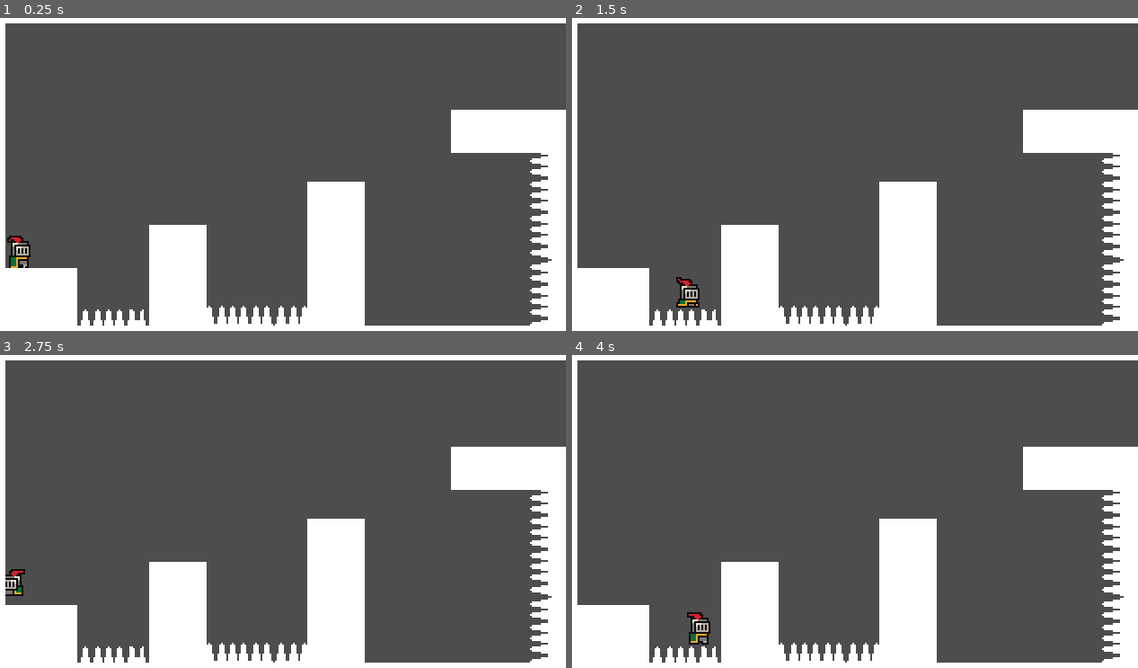
Above: before the commit, frames 1-4 (two rows, left to right).
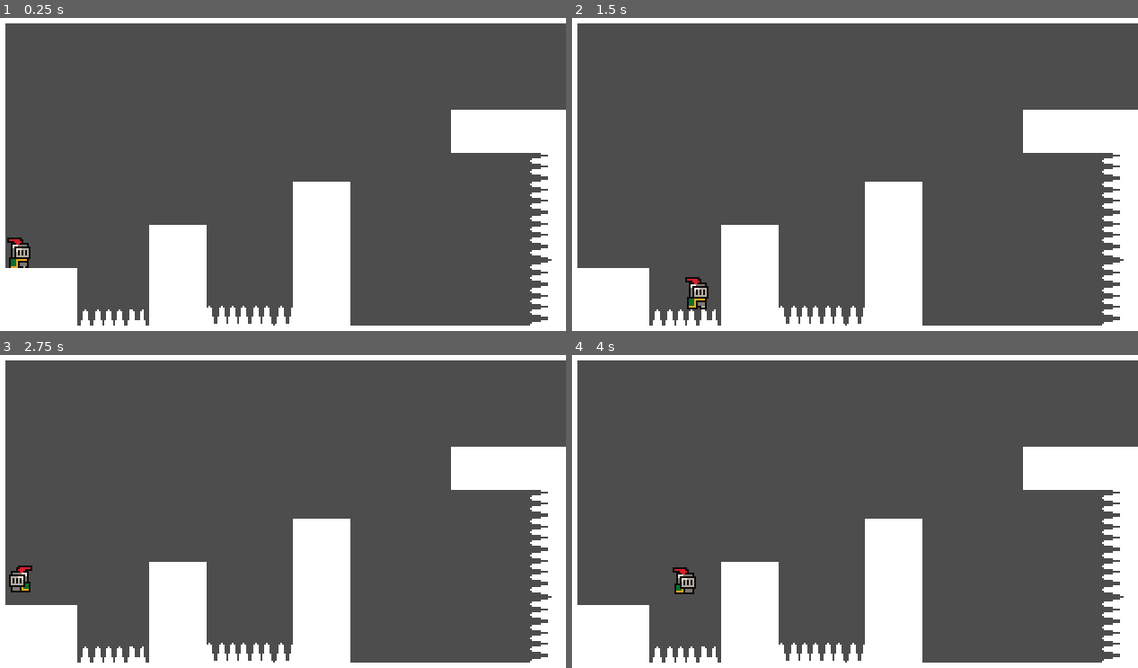
Above: after the commit, the same moments.

Repository: LamCaVoi/new-game-repo
Game: Godot game, scene res://Prototype/Prototype3/Prototype3.tscn
Same seed, same stepped clock (60 frames per second), same inputs: the game is played once before the commit and once after it.
Inputs:
- Up to frame 1 (0.25 s): no input
- Up to frame 2 (1.5 s): hold D (move_right) from 0.53 s (still down); tap Z (jump) at 0.6, 0.77, 1.07 s; tap X (dash) at 1.35 s
- Up to frame 3 (2.75 s): tap Z (jump) at 1.52, 1.55, 1.82, 2.1 s; tap Enter at 2 s; release D (move_right) at 2.03 s; hold A (move_left) from 2.03 s (still down)
- Up to frame 4 (4 s): release A (move_left) at 2.78 s; hold D (move_right) from 2.78 s (still down); tap X (dash) at 2.85 s; tap Z (jump) at 3.02, 3.05, 3.32, 3.6, 3.77 s

The runs differ from the first frame. In frame 1, 2.4% of the frame differs, in the area x 1-65%, y 52-99%; in frame 2, 2.7%; in frame 3, 2.5%; in frame 4, 2.9%, in the area x 17-65%, y 52-99%.

Commit message:
new commit

Diff:
--- a/Player/Movement Data/DefaultDataMoveMent.tres
+++ b/Player/Movement Data/DefaultDataMoveMent.tres
@@ -6,8 +6,8 @@
 script = ExtResource("1_bgw5n")
 max_x_speed = 100.0
 max_y_speed = 200.0
-jump_height = 35.0
-jump_time_to_peak = 0.2
+jump_height = 45.0
+jump_time_to_peak = 0.3
 jump_time_to_descent = 0.3
 acceleration = 1200.0
 friction = 1200.0
--- a/Prototype/Prototype3/Prototype3.tscn
+++ b/Prototype/Prototype3/Prototype3.tscn
@@ -30,7 +30,7 @@
 
 [node name="CollisionPolygon2D" type="CollisionPolygon2D" parent="StaticBody2D"]
 position = Vector2(0, 32)
-polygon = PackedVector2Array(-16, 144, 8, 144, 8, 112, 48, 112, 48, 144, 88, 144, 88, 88, 120, 88, 120, 144, 176, 144, 176, 64, 208, 64, 208, 144, 312, 144, 312, 48, 256, 48, 256, 24, 339, 24, 338, -24, 8, -24, 8, 144, -16, 144, -16, -56, 344, -56, 344, 176, -16, 176)
+polygon = PackedVector2Array(-16, 144, 8, 144, 8, 112, 48, 112, 48, 144, 88, 144, 88, 88, 120, 88, 120, 144, 168, 144, 168, 64, 200, 64, 200, 144, 312, 144, 312, 48, 256, 48, 256, 24, 339, 24, 338, -24, 8, -24, 8, 144, -16, 144, -16, -56, 344, -56, 344, 176, -16, 176)
 
 [node name="Polygon2D" type="Polygon2D" parent="StaticBody2D/CollisionPolygon2D"]
 
@@ -104,6 +104,6 @@
 position = Vector2(0, 32)
 
 [node name="CollisionShape2D" type="CollisionShape2D" parent="KillZone"]
-position = Vector2(329, -1)
+position = Vector2(336, 0)
 shape = SubResource("RectangleShape2D_hovnq")
 debug_color = Color(0.760212, 0.0197891, 0.1381, 0.42)
